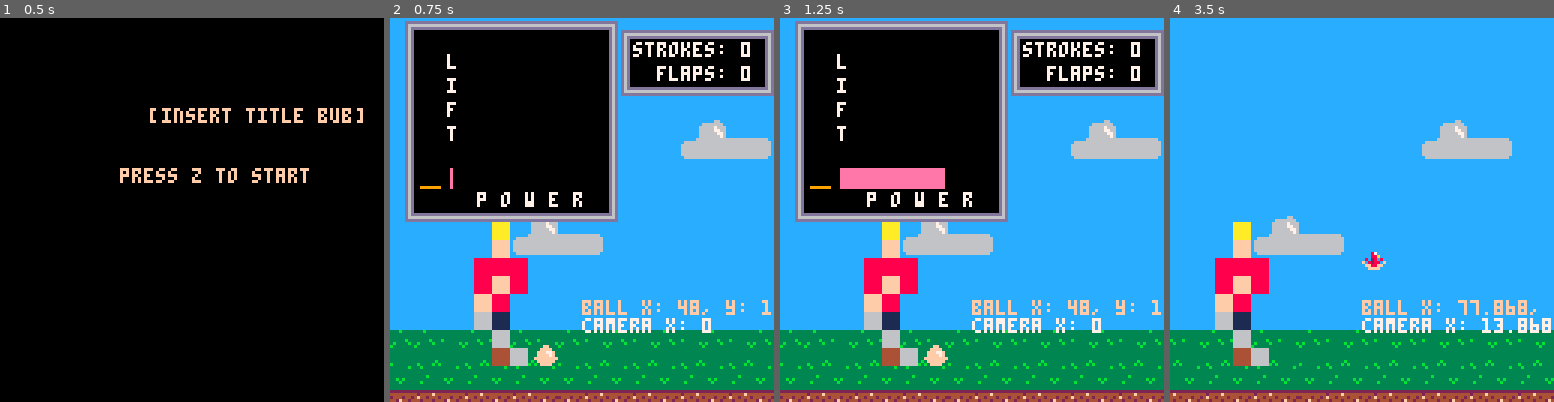
Above: before the commit, frames 1-4 (left to right).
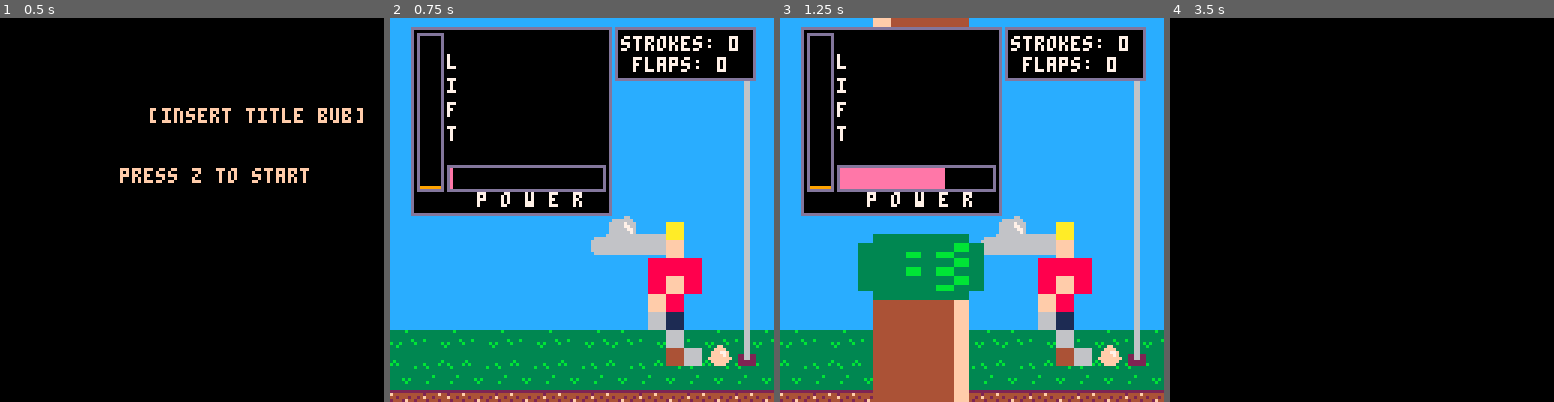
Above: after the commit, the same moments.

Repository: mccordgh/all_pico_8_carts
Game: PICO-8 cartridge workspace/ludum_dare_41/ld41_golf_flappy_bird.p8
The game is run twice, just before and just after one commit, with the same random seed, the same clock (stepped at 60 frames per second) and the same inputs.
Inputs:
- Up to frame 1 (0.5 s): no input
- Up to frame 2 (0.75 s): tap O (Z key) at 0.7 s
- Up to frame 3 (1.25 s): no input
- Up to frame 4 (3.5 s): tap O (Z key) every 0.4 s from 1.7 to 3.3 s

Frame 1 is identical in both runs. In frame 2, 25% of the frame differs, in the area x 0-100%, y 0-100%; in frame 3, 32%; in frame 4, 100%.

Commit message:
ld41 final scoreboard

Diff:
--- a/workspace/ludum_dare_41/ld41_golf_flappy_bird.p8
+++ b/workspace/ludum_dare_41/ld41_golf_flappy_bird.p8
@@ -12,6 +12,8 @@
 function init_game()
     collided = false
     padd = 2
+    cam_x = 0
+    course_par = 2
 
     gravity = 0.25
     wind = 0.15
@@ -19,12 +21,12 @@
     meter_speed = .05
 
     power = 0
-    max_power = 8
+    max_power = 10
     draw_power = true
     power_meter_speed = max_power * meter_speed
 
     lift = 0
-    max_lift = 5.6
+    max_lift = 8
     draw_lift = true
     lift_meter_speed = max_lift * meter_speed
 
@@ -34,8 +36,9 @@
     flapping = false
     level_finish = false
     tree_collide = false
-    x_hit = false
-    y_hit = false
+    --x_hit = false
+    --y_hit = false
+    catch_up_ball = false
 
     state = menu_state
     draw_state = draw_menu
@@ -51,33 +54,35 @@
 
 function init_level()
     trees = {}
-    make_trees(150, 100)
+    make_trees(120, 100)
 
     state = hitting_state
 end
 
-function make_trees(start_pos, spacing)
+function make_trees(start_pos, x_spacing)
     local xx = start_pos
-    local yy = -6
+    local tree_spacing = 50
+    local yy = -(tree_spacing / 2) - 1
+    local tree_inner_space = 20
 
     while (xx < 966) do
-        local tree_spacing = 40
-        local spacer = rnd(tree_spacing) - (tree_spacing / 2)
+        local tree_shift = rnd(tree_spacing) - (tree_spacing / 2)
+        --local spacer = 0
         local t1 = make_tree()
         local t2 = make_tree()
 
         t1.x = xx
-        t1.y = yy + spacer
+        t1.y = yy + tree_shift
         t1.tree_flip = true
 
         t2.x = xx
-        t2.y = yy + spacer + 78
+        t2.y = yy + tree_shift + t1.y_stretch + tree_inner_space
         t2.tree_flip = false
 
         add(trees, t1)
         add(trees, t2)
 
-        xx += spacing
+        xx += x_spacing
     end
 end
 
@@ -87,9 +92,9 @@
     t.spr_xpos = 0
     t.spr_ypos = 8
     t.spr_width = 8
-    t.spr_height = 16
-    t.x_stretch = 48
-    t.y_stretch = 56
+    t.spr_height = 32
+    t.x_stretch = 42
+    t.y_stretch = 88
 
     t.x = xx
     t.y = yy
@@ -102,7 +107,6 @@
 end
 
 function _draw()
-    cls()
     draw_state()
 end
 
@@ -120,43 +124,45 @@
 end
 
 function draw_game()
-    set_camera()
-
-    map(0, 0, 0, 0, 128, 16)
-
-    sspr(player.sprite * 8, 0, 8, 8, player.x, player.y, 48, 48)
-
-    draw_trees()
-    draw_flag()
-
-    spr(ball.sprite, ball.x, ball.y)
-
-    if (do_draw_meter and (not level_finish)) then
-        draw_all_meters()
-        draw_score()
-    end
-
-    debug_info()
-
-    --[[if (collided) then
-        print("try again!!", cam_x + 60, 30, 8)
-    end]]
-
     if (level_finish) then
-        draw_final_score()
+        state = end_game
+        draw_state = draw_final_score
+    else
+        cls()
+        if (hitting_ball) then
+            set_camera_to_ball()
+        else
+            set_camera_to_player()
+        end
+
+        map(0, 0, 0, 0, 128, 16)
+
+        sspr(player.sprite * 8, 0, 8, 8, player.x, player.y, 48, 48)
+
+        draw_trees()
+        draw_flag()
+
+        spr(ball.sprite, ball.x, ball.y)
+
+        if (do_draw_meter and (not level_finish)) then
+            draw_all_meters()
+            draw_score()
+        end
+
+        debug_info()
     end
 end
 
 function make_box(mx, my, mw, mh)
     mx += cam_x
     mw += cam_x
-
+    --[[
     --outer border
     rectfill(mx - 3, my - 3, mw + 3, mh + 3, 13)
 
     --middle border
     rectfill(mx - 2, my - 2, mw + 2, mh + 2, 6)
-
+]]
     --inner border
     rectfill(mx - 1, my - 1, mw + 1, mh + 1, 13)
 
@@ -164,14 +170,34 @@
     rectfill(mx, my, mw, mh, 0)
 end
 
+function end_game()
+    if (btnp(4)) then
+        _init()
+    end
+end
+
 function draw_final_score()
-    print ("YOU WIN GUY", cam_x + 50, 64, 7)
+    local thumb_flip = player.strokes > course_par
+    local cleared_col = 11
+
+    if (thumb_flip) then
+        cleared_col = 8
+    end
+
+    make_box(32, 32, 96, 96)
+
+    print("course cleared!", cam_x + 35, 37, cleared_col)
+    print("    par: " .. course_par, cam_x + 44, 48, 7)
+    print("strokes: " .. player.strokes, cam_x + 44, 54, 7)
+    print("  flaps: " .. player.flaps, cam_x + 44, 60, 7)
+
+    sspr(16, 8, 16, 24, 56 + cam_x, 68, 16, 24, false, thumb_flip)
 end
 
 function draw_score()
-    make_box(80, 7, 124, 22)
-    print("strokes: " .. player.strokes, cam_x + 81, 8, 7)
-    print("  flaps: " .. player.flaps, cam_x + 81, 16, 7)
+    make_box(76, 4, 120, 19)
+    print("strokes: " .. player.strokes, cam_x + 77, 6, 7)
+    print(" flaps: " .. player.flaps, cam_x + 77, 13, 7)
 end
 
 function draw_all_meters()
@@ -184,6 +210,7 @@
         end
         print ("p o w e r ", cam_x + 29, 58, 7)
         if (power > -1) then
+            make_box(20, 50, 70, 56)
             rectfill(cam_x + 20, 50, cam_x + 20 + (power_percent / 2), 56, 14)
         end
     end
@@ -198,6 +225,7 @@
         print ("f", cam_x + 19, 28, 7)
         print ("t", cam_x + 19, 36, 7)
         if (lift > -1) then
+            make_box(10, 6, 16, 56)
             rectfill(cam_x + 10, 56 - (lift_percent / 2), cam_x + 16, 56, 9)
         end
     end
@@ -210,6 +238,7 @@
 end
 
 function draw_menu()
+    cls()
     print("[insert title bub]", 50, 30, 15)
     print("press z to start", 40, 50, 15)
 end
@@ -221,7 +250,7 @@
 function init_ball()
     ball = {}
     ball.x = 48
-    --ball.x = 990
+    ball.x = 1000
     ball.x_speed = 0
     ball.y = 108
     ball.y_speed = 0
@@ -337,6 +366,7 @@
 
             hitting_ball = true
             do_draw_meter = false
+            catch_up_ball = true
 
             lift = 0
             power = 0
@@ -362,6 +392,7 @@
 
     if (landed and (collided or ball.x_speed == 0)) then
         reset_golfing_vars()
+        reset_player_vars()
     end
 
     ball_collision()
@@ -370,12 +401,12 @@
 end
 
 function tree_collision()
-    x_hit = false
-    y_hit = false
+    --x_hit = false
+    --y_hit = false
 
     for tr in all(trees) do
         if ((ball.x > tr.x) and (ball.x < tr.x + (tr.x_stretch - padd)))
-        and (ball.y > tr.y) and (ball.y < tr.y + (tr.y_stretch - padd)) then
+        and (ball.y > tr.y or (ball.y + ball.height) > tr.y) and (ball.y < tr.y + (tr.y_stretch - padd)) then
             tree_collide = true
             ball.sprite = 3
             del(trees, tr)
@@ -429,8 +460,17 @@
     ball.x += ball.x_speed
 
     if (not landed) then
-        ball.y -= ball.y_speed
-    end
+        if (ball.y - ball.y_speed > 0) then
+            ball.y -= ball.y_speed
+        else
+            ball.y = 0
+        end
+    end
+
+    --[[jif (ball.y < 0 and (ball.y_speed < 0)) then
+        ball.y += ball.y_speed
+    end
+    ]]
 end
 
 function flap()
@@ -470,23 +510,41 @@
 
 function debug_info()
     --print("collided: " .. to_string(collided), cam_x + 50, 10, 15)
-    print("ball x: " .. ball.x .. ", y: " .. ball.y, cam_x + 64, 94, 15)
+    --print("ball x: " .. ball.x .. ", y: " .. ball.y, cam_x + 64, 94, 15)
     --print("ball speed x: " .. ball.x_speed .. ", y: " .. ball.y_speed, cam_x + 10, 30, 15)
     --print("pow: " .. power, cam_x + 10, 10, 15)
     --print("lift: " .. lift, cam_x + 10, 20, 15)
     --print("landed: true", cam_x + 70, 20, 15)
     --print("x_hit: " .. to_string(x_hit), cam_x + 50, 50, 15)
     --print("y_hit: " .. to_string(y_hit), cam_x + 50, 70, 15)
-    print("camera x: " .. cam_x, cam_x + 64, 100, 7)
-end
-
-function set_camera()
-    if (ball.x - 64 < 0) then
-        cam_x = 0
-    else if (ball.x + ball.width > 966) then
+    --print("camera x: " .. cam_x, cam_x + 64, 100, 7)
+end
+
+function set_camera_to_ball()
+    if (catch_up_ball) then
+        if (cam_x <= ball.x - 64) then
+            cam_x = ball.x - 64
+            catch_up_ball = false
+        end
+    else
+        if (ball.x - 64 < 0) then
+            cam_x = 0
+        else if (ball.x + ball.width > 966) then
+            cam_x = 894
+        else
+            cam_x = ball.x - 64
+        end
+        end
+    end
+
+    camera(cam_x, 0)
+end
+
+function set_camera_to_player()
+    if (ball.x + ball.width > 966) then
         cam_x = 894
-    else
-        cam_x = ball.x - 64
+    else if (cam_x < player.x + 24) then
+        cam_x += 2
     end
     end
 
@@ -525,8 +583,16 @@
 
 
 
+…(8 lines of a section not shown)…
 __gff__
-0000000000000000000000000000000001000000000000000000000000000000010000000000000000000000000000000000000000000000000000000000000000000000000000000000000000000000000000000000000000000000000000000000000000000000000000000000000000000000000000000000000000000000
+0000000000000000000000000000000001000000000000000000000000000000010000000000000000000000000000000100000000000000000000000000000001000000000000000000000000000000000000000000000000000000000000000000000000000000000000000000000000000000000000000000000000000000
 0000000000000000000000000000000000000000000000000000000000000000000000000000000000000000000000000000000000000000000000000000000000000000000000000000000000000000000000000000000000000000000000000000000000000000000000000000000000000000000000000000000000000000
 __map__
 0101010101010101010101010101010101010101010101010101010101010101010101010101010101010101010101010101010101010101010101010101010101010101010101010101010101010101010101010101010101010101010101010101010101010101010101010101010101010101010101010101010101010101
Not shown, changed: 32 lines of the sprite sheet (__gfx__) section of workspace/ludum_dare_41/ld41_golf_flappy_bird.p8
